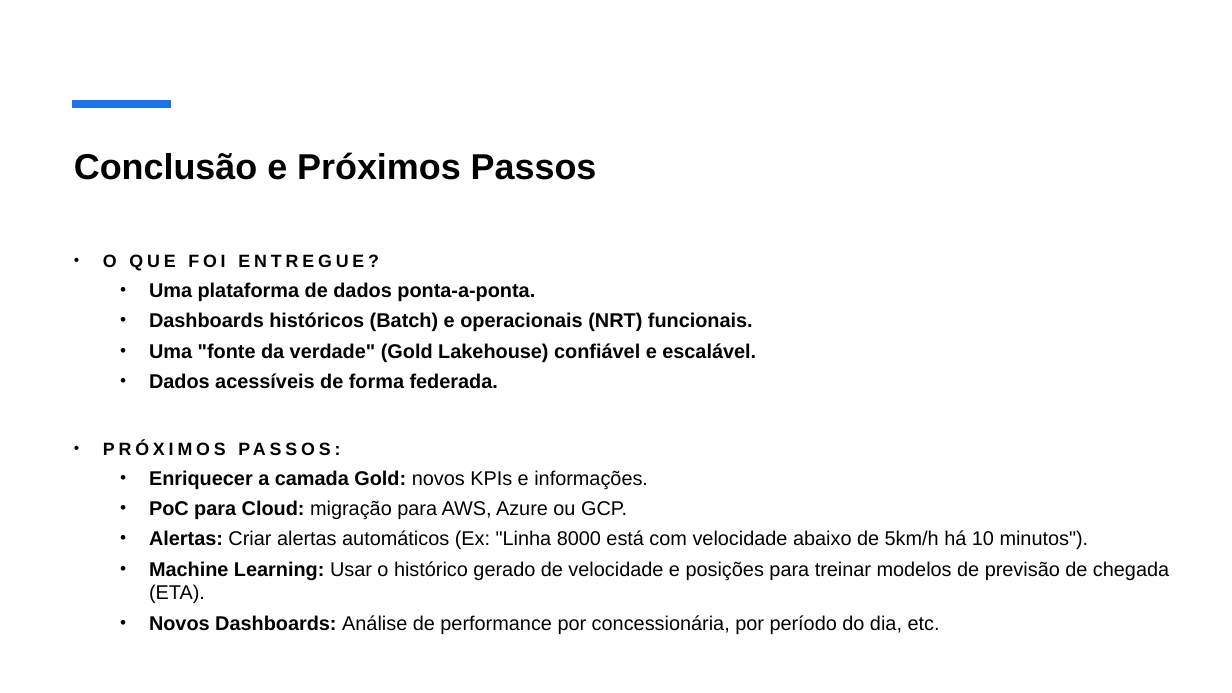
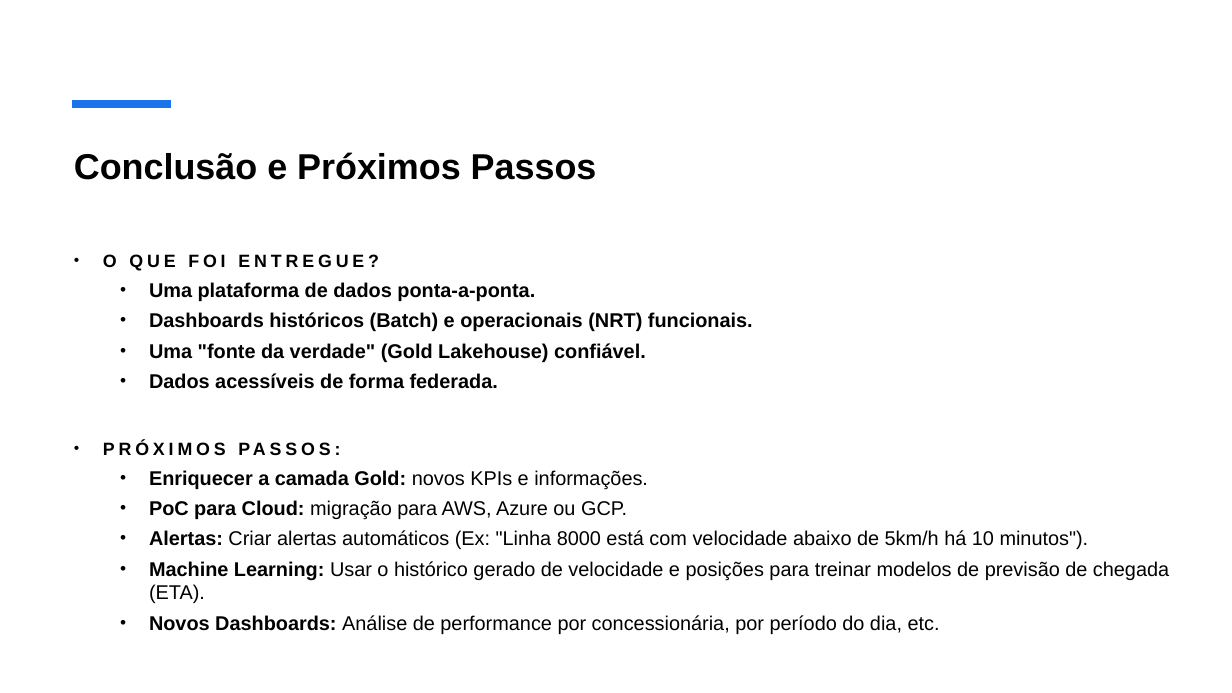
Before and after one commit to guilhermepepa/FIA-Projeto-Final, a slide deck: slide 11 of documentacoes/Apresentação_Projeto_Final.pptx. Drawn at 1232x693 pixels with LibreOffice and Linux fonts; fonts in the diff are those of the drawing. Boxes give left, top, right and bottom in pixels: in the first picture for what was removed or moved away, otherwise in the second. Text is boxed around its words. In the diff, an @@ line names an element or a change of style, - is before the commit and + after.

```diff
--- a/documentacoes/Apresentação_Projeto_Final.pptx
+++ b/documentacoes/Apresentação_Projeto_Final.pptx
@@ subtitle at [149, 343, 646, 362]: text changed @@
-  • Uma "fonte da verdade" (Gold Lakehouse) confiável e escalável.
+  • Uma "fonte da verdade" (Gold Lakehouse) confiável.
```
Also in this commit, not shown: 5 other slides changed.
